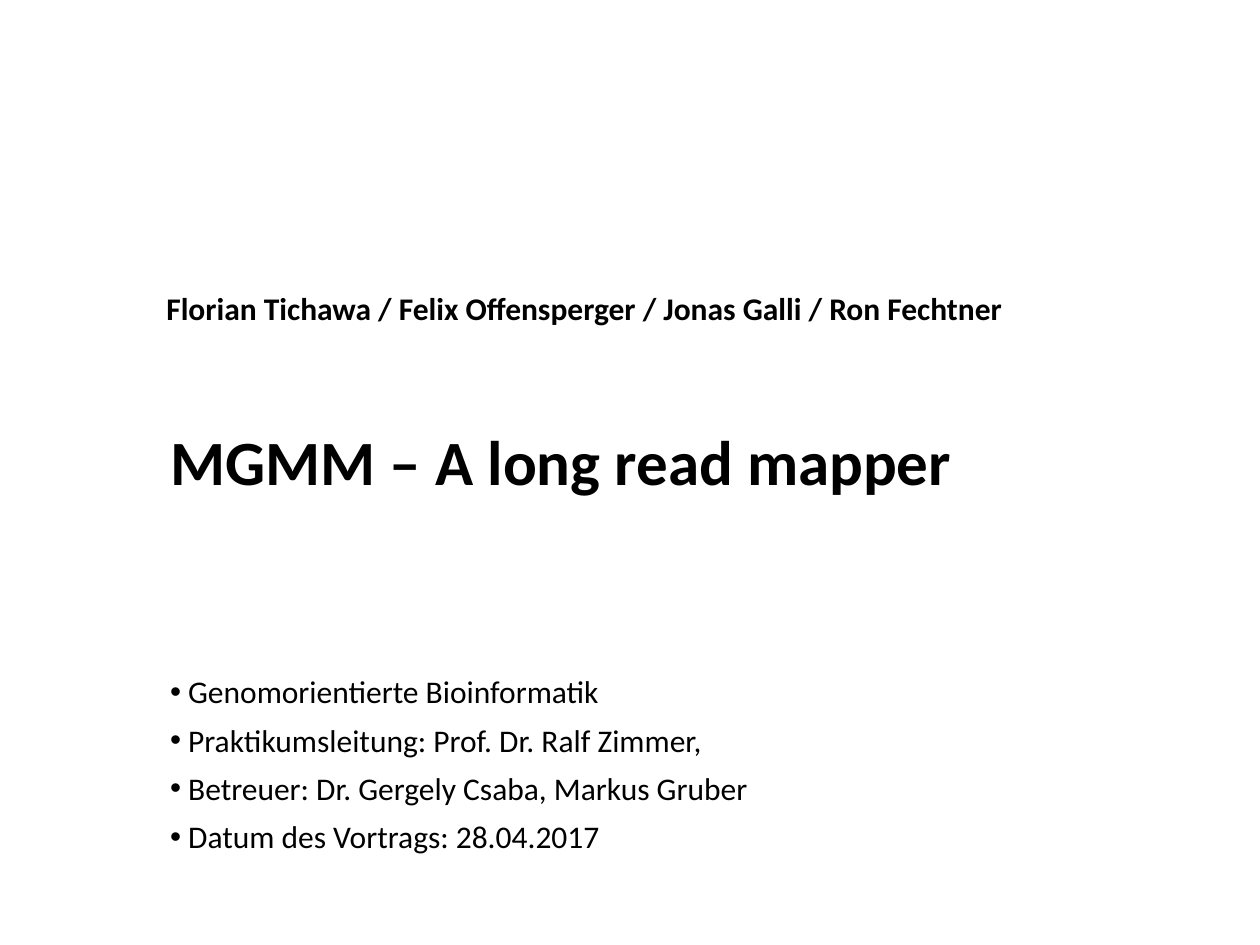
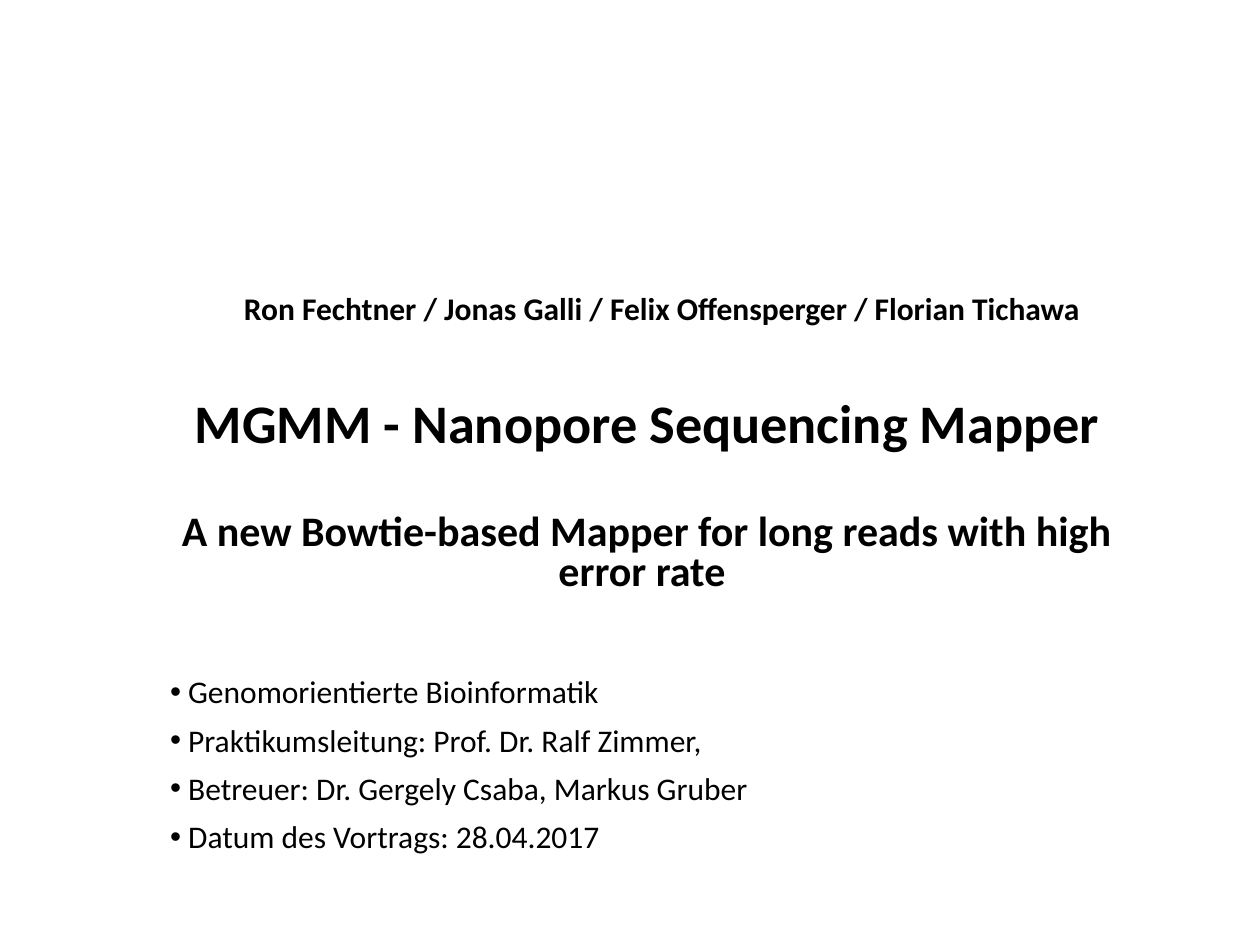
Before and after one commit to rfechtner/minions, a slide deck: slide 1 of Präsentation.pptx. Drawn at 1260x945 pixels with LibreOffice and Linux fonts; fonts in the diff are those of the drawing; background and template pictures are left out. Boxes give left, top, right and bottom in pixels: in the first picture for what was removed or moved away, otherwise in the second. Text is boxed around its words. In the diff, an @@ line names an element or a change of style, - is before the commit and + after.

```diff
--- a/Präsentation.pptx
+++ b/Präsentation.pptx
@@ text at box(244, 298, 1079, 326): text changed @@
-Florian Tichawa / Felix Offensperger / Jonas Galli / Ron Fechtner
+Ron Fechtner / Jonas Galli / Felix Offensperger / Florian Tichawa
@@ title at box(182, 405, 1111, 587): text changed; size 36 to 24 pt @@
-MGMM – A long read mapper
+MGMM - Nanopore Sequencing Mapper
+A new Bowtie-based Mapper for long reads with high error rate
```
Also in this commit, not shown: 2 other slides changed, 3 other files.
